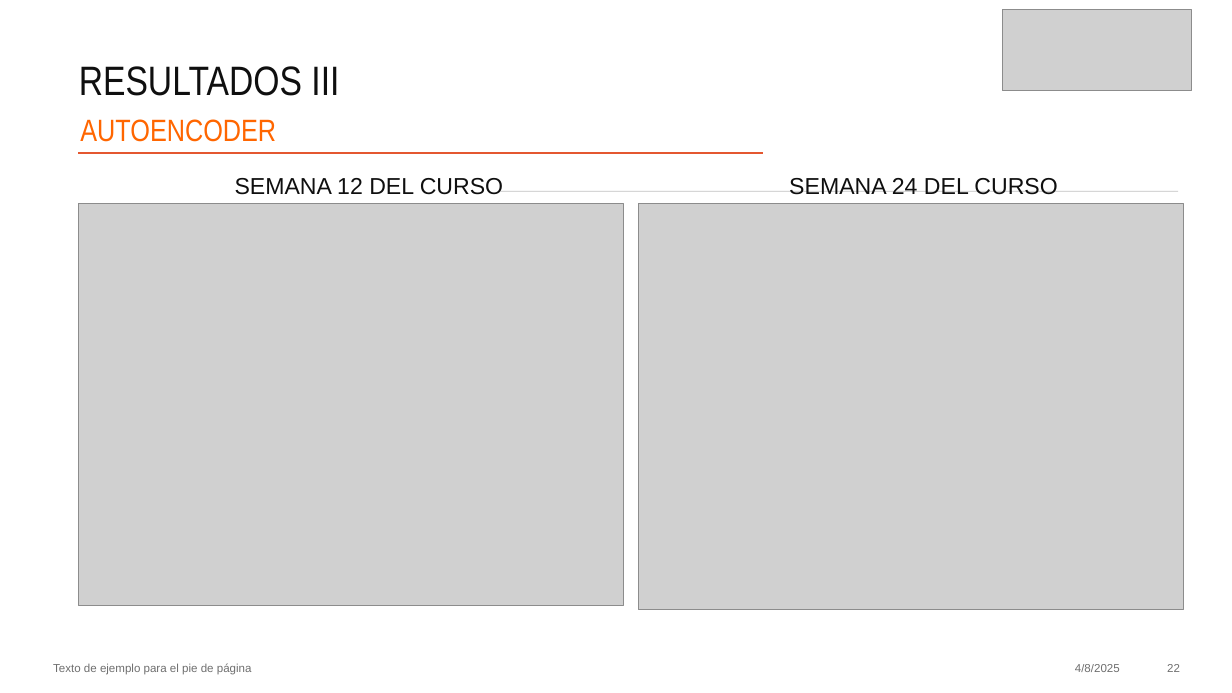
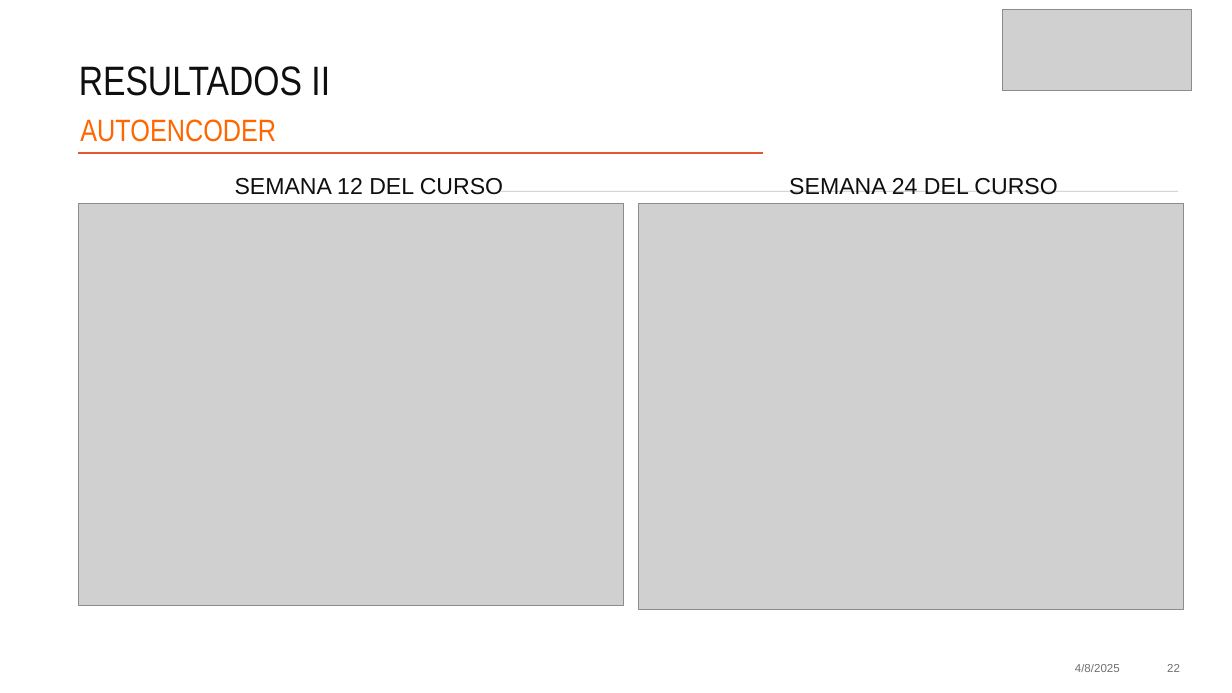
Before and after one commit to MichaeLaudrup/Artificial_Intelligence_Msc, a slide deck: slide 22 of TFM_education_ai_analytics/docs/Presentacion.pptx. Drawn at 1232x693 pixels with LibreOffice and Linux fonts; fonts in the diff are those of the drawing; grey boxes stand for pictures. Boxes give left, top, right and bottom in pixels: in the first picture for what was removed or moved away, otherwise in the second. Text is boxed around its words. In the diff, an @@ line names an element or a change of style, - is before the commit and + after.

```diff
--- a/TFM_education_ai_analytics/docs/Presentacion.pptx
+++ b/TFM_education_ai_analytics/docs/Presentacion.pptx
@@ title at <box>79,66,330,96</box>: text changed @@
-RESULTADOS III
+RESULTADOS II
@@ text removed at <box>53,663,252,675</box> @@
-Texto de ejemplo para el pie de página
```
Also in this commit, not shown: 25 other slides changed, 5 other files.
